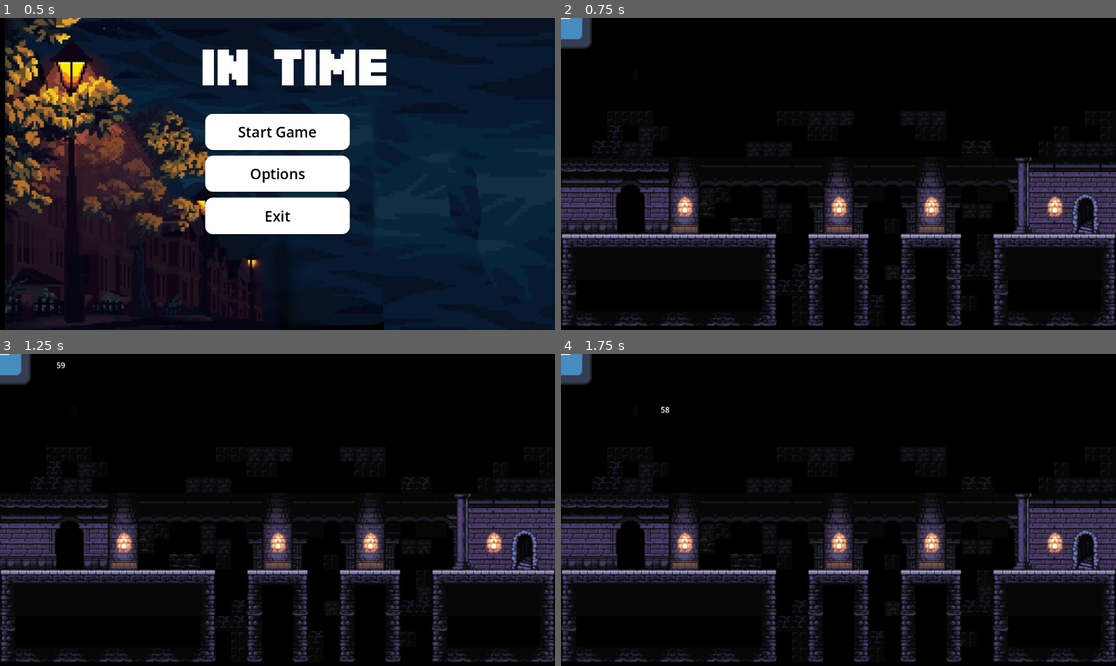
Above: before the commit, frames 1-4 (two rows, left to right).
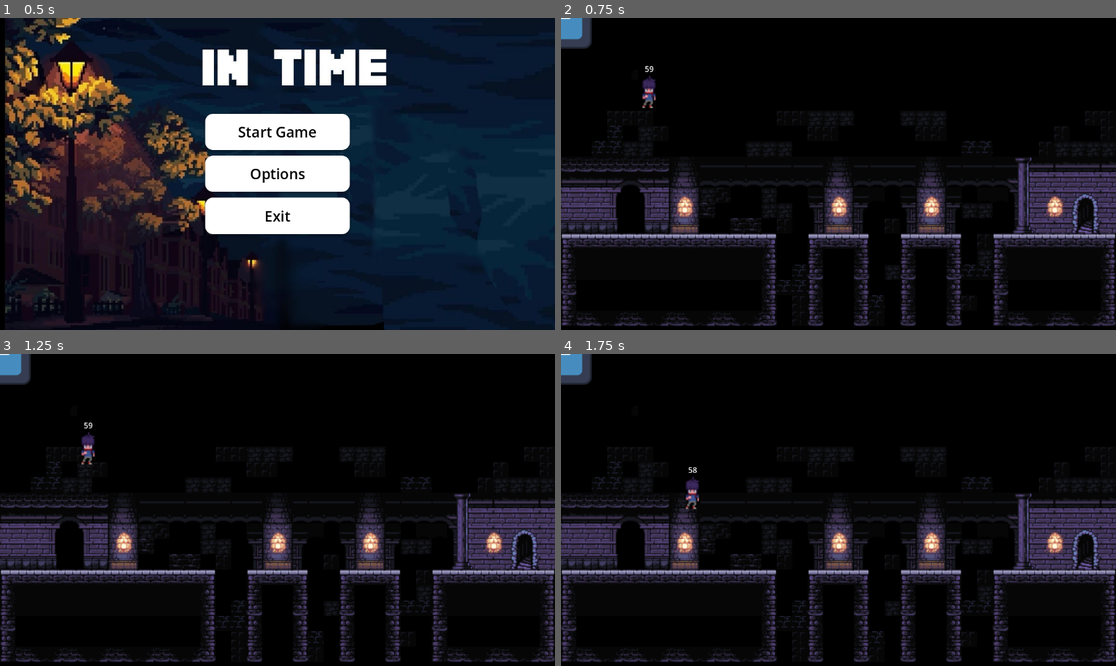
Above: after the commit, the same moments.

Repository: jacobhq/daydream-ldn-25
Game: Godot game, scene res://title scene/title_scene.tscn
Two runs of this game, one before a commit and one after it. Both use one fixed random seed, a clock stepped at 60 frames per second and the inputs below. The engine's default icon, where the game draws it, is replaced by a stand-in: a white triangle on a blue panel in a dark square.
Inputs:
- Up to frame 1 (0.5 s): no input
- Up to frame 2 (0.75 s): click "Start Game" at 0.5 s
- Up to frame 3 (1.25 s): no input
- Up to frame 4 (1.75 s): hold Right (ui_right) from 1.28 s (still down)

Frame 1 is identical in both runs. In frame 2, 0.2% of the frame differs, in the area x 14-18%, y 15-29%; in frame 3, 0.2%, in the area x 10-18%, y 2-36%; in frame 4, 0.2%.

Commit message:
Update node_2d.tscn

Diff:
--- a/node_2d.tscn
+++ b/node_2d.tscn
@@ -1,12 +1,26 @@
-[gd_scene load_steps=5 format=3 uid="uid://raaaivp7b1um"]
+[gd_scene load_steps=7 format=3 uid="uid://raaaivp7b1um"]
 
 [ext_resource type="Script" uid="uid://oa6oklbl8m10" path="res://player.gd" id="1_0e48y"]
+[ext_resource type="Texture2D" uid="uid://d0o7aqbgieyje" path="res://The Male adventurer - Free/Idle/idle.png" id="2_0hol4"]
 [ext_resource type="Texture2D" uid="uid://tfiqyx8g886s" path="res://Tilesetv3.png" id="2_epypp"]
 
+[sub_resource type="AtlasTexture" id="AtlasTexture_q6r6c"]
+atlas = ExtResource("2_0hol4")
+region = Rect2(0, 0, 48, 64)
+
 [sub_resource type="SpriteFrames" id="SpriteFrames_0e48y"]
+animations = [{
+"frames": [{
+"duration": 1.0,
+"texture": SubResource("AtlasTexture_q6r6c")
+}],
+"loop": true,
+"name": &"default",
+"speed": 5.0
+}]
 
 [sub_resource type="RectangleShape2D" id="RectangleShape2D_0hol4"]
-size = Vector2(109, 183)
+size = Vector2(33.15625, 54.0625)
 
 [node name="plore1" type="Node2D"]
 
@@ -15,6 +29,8 @@
 script = ExtResource("1_0e48y")
 
 [node name="AnimatedSprite2D" type="AnimatedSprite2D" parent="Player"]
+position = Vector2(40.000008, 53.333344)
+scale = Vector2(2.6666667, 2.666667)
 sprite_frames = SubResource("SpriteFrames_0e48y")
 
 [node name="Sprite2D" type="Sprite2D" parent="Player"]
@@ -23,14 +39,14 @@
 texture = ExtResource("2_epypp")
 
 [node name="CollisionShape2D" type="CollisionShape2D" parent="Player"]
-position = Vector2(1, 0)
+position = Vector2(43, 47)
 shape = SubResource("RectangleShape2D_0hol4")
 
 [node name="TimerLabel" type="Label" parent="Player"]
-offset_left = -23.0
-offset_top = -135.0
-offset_right = 17.0
-offset_bottom = -112.0
+offset_left = 34.0
+offset_top = -10.0
+offset_right = 80.0
+offset_bottom = 13.0
 text = "37028"
 
 [node name="NPC" type="Node2D" parent="."]
